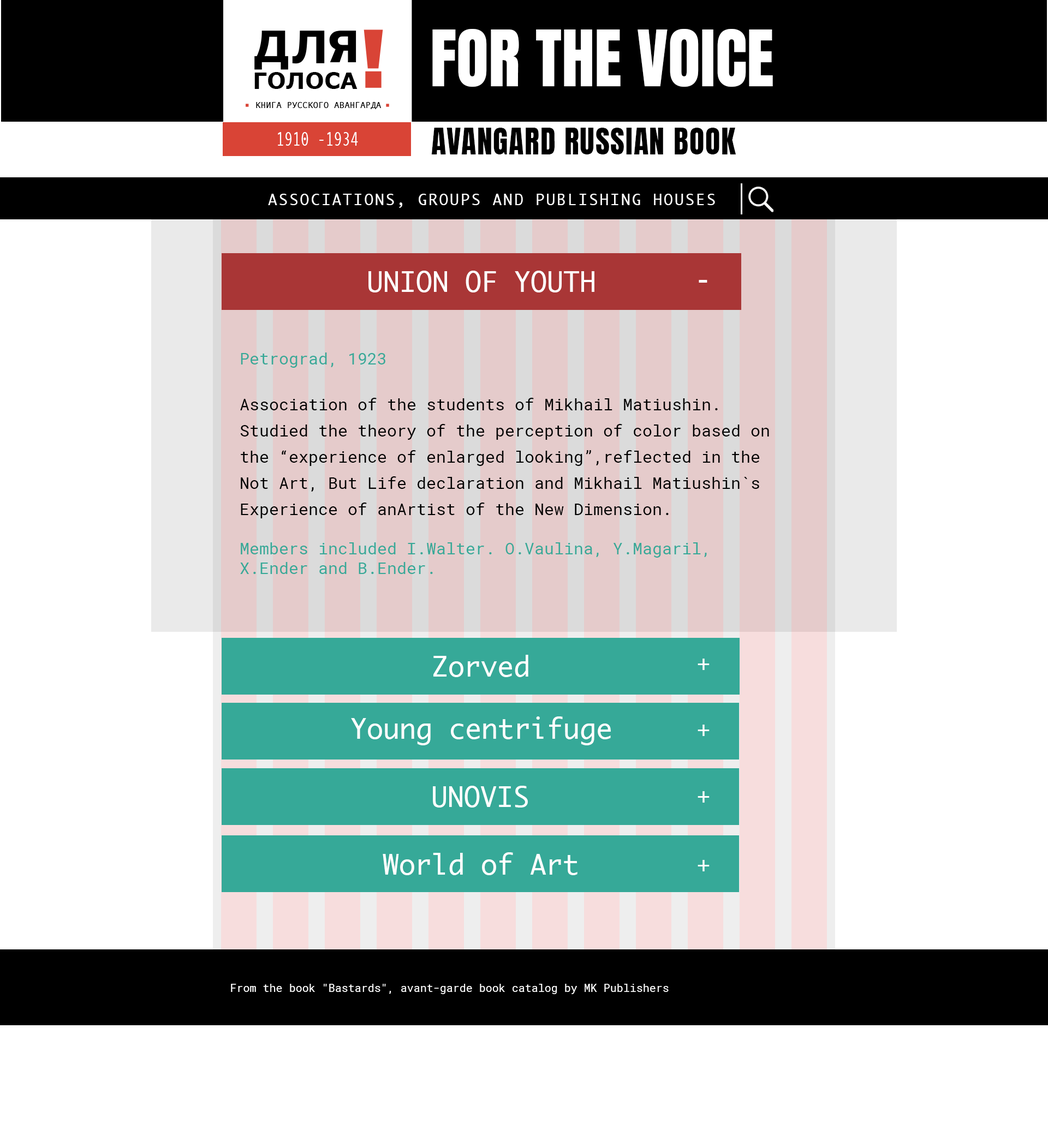
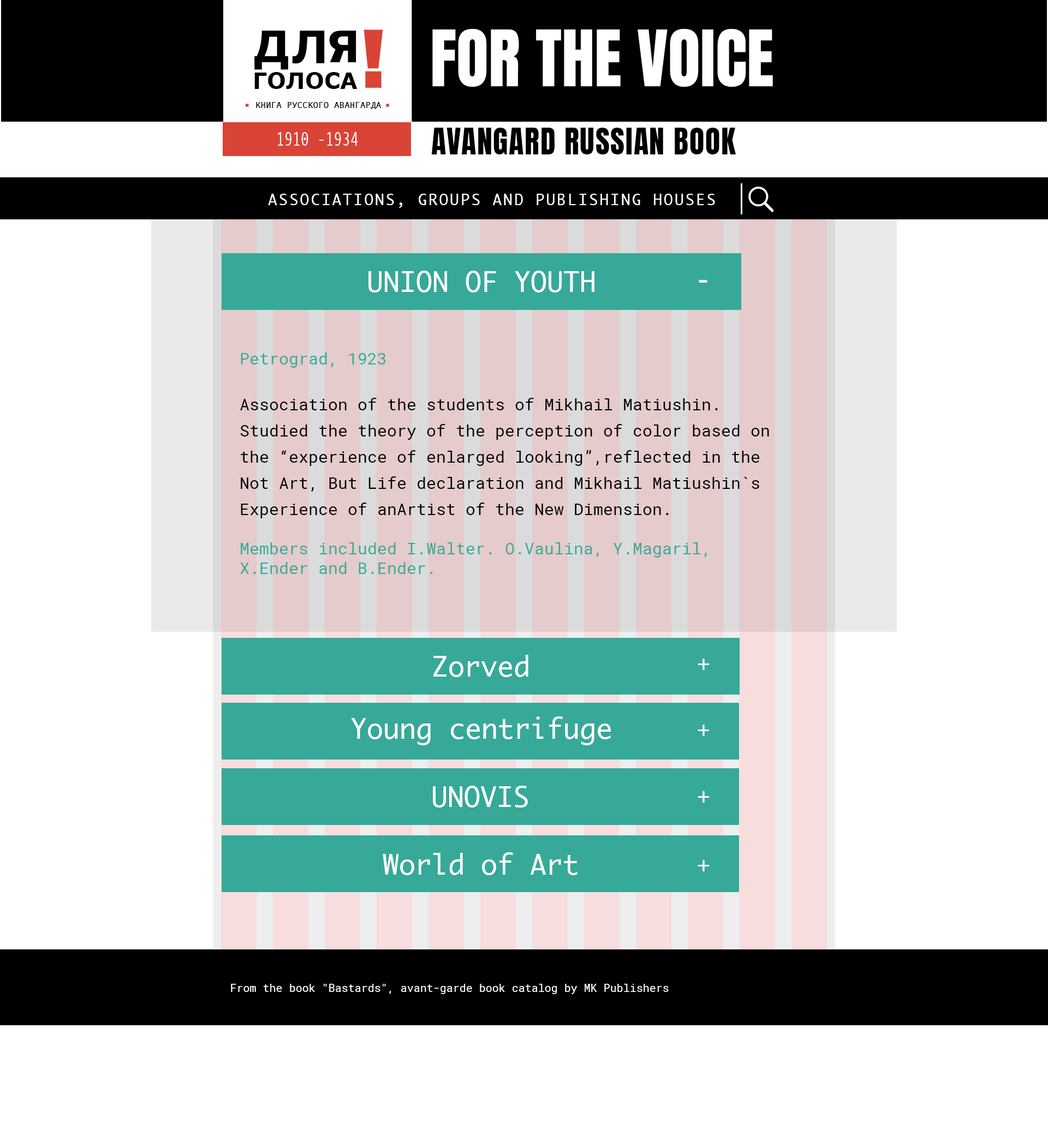
Layer changes from the first 1048×1148 image to the second:
painted on "rectArticle" over [221, 253, 742, 311]
